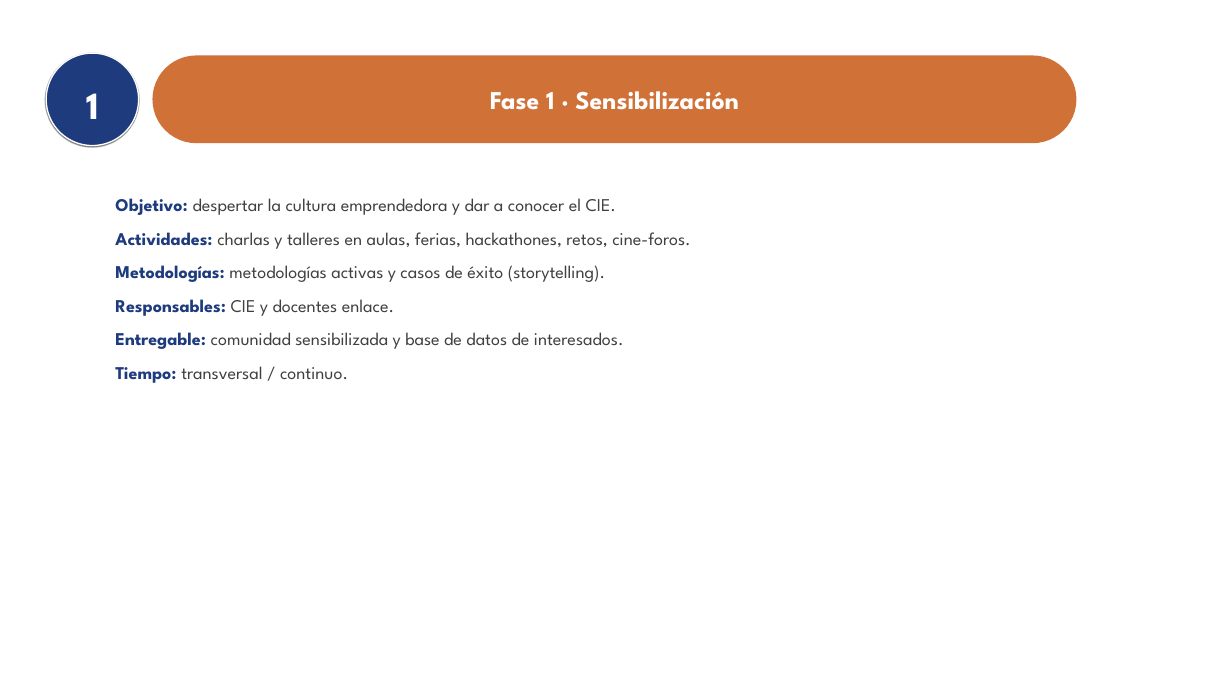
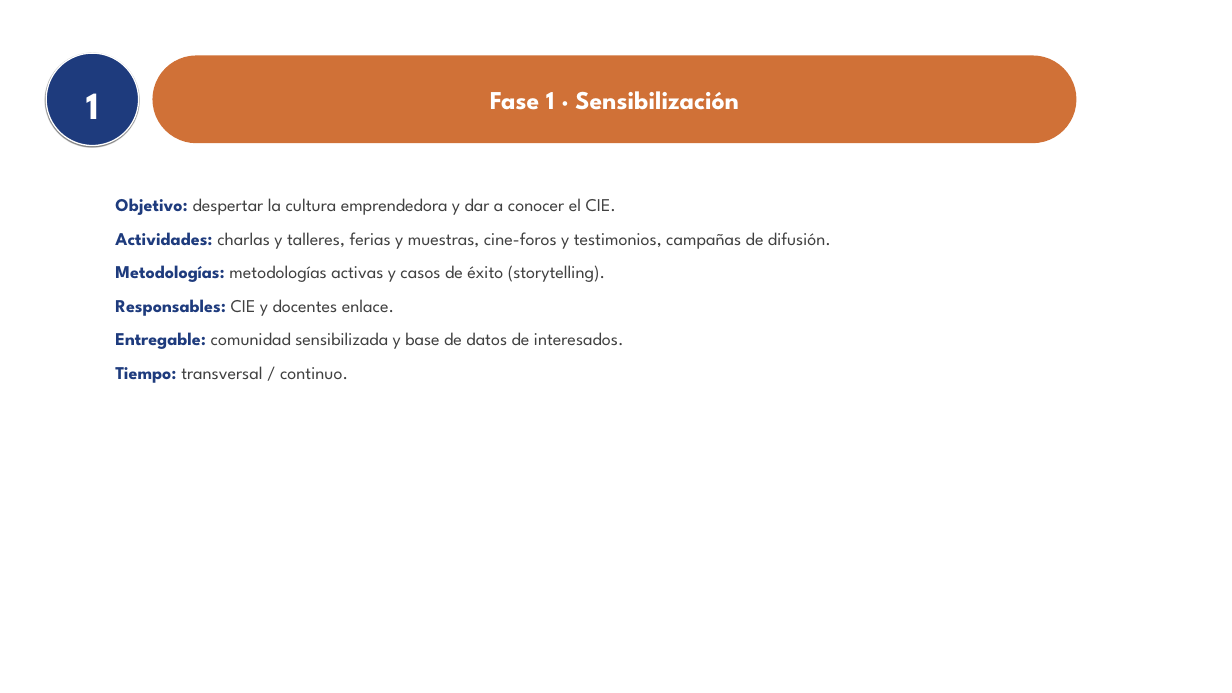
Before and after one commit to ronaldojavier100-oss/case, a slide deck: slide 10 of Ruta-Emprendimiento-CIE.pptx. Drawn at 1232x693 pixels with LibreOffice and Linux fonts; fonts in the diff are those of the drawing; background and template pictures are left out. Boxes give left, top, right and bottom in pixels: in the first picture for what was removed or moved away, otherwise in the second. Text is boxed around its words. In the diff, an @@ line names an element or a change of style, - is before the commit and + after.

Commit message:
Fase 1 de la ruta: elimina hackathones y retos; deja las 4 actividades definidas

```diff
--- a/Ruta-Emprendimiento-CIE.pptx
+++ b/Ruta-Emprendimiento-CIE.pptx
@@ text at [115,232,831,249]: text changed @@
-Actividades: charlas y talleres en aulas, ferias, hackathones, retos, cine-foros.
+Actividades: charlas y talleres, ferias y muestras, cine-foros y testimonios, campañas de difusión.
```
Also in this commit, not shown: 2 other files.
